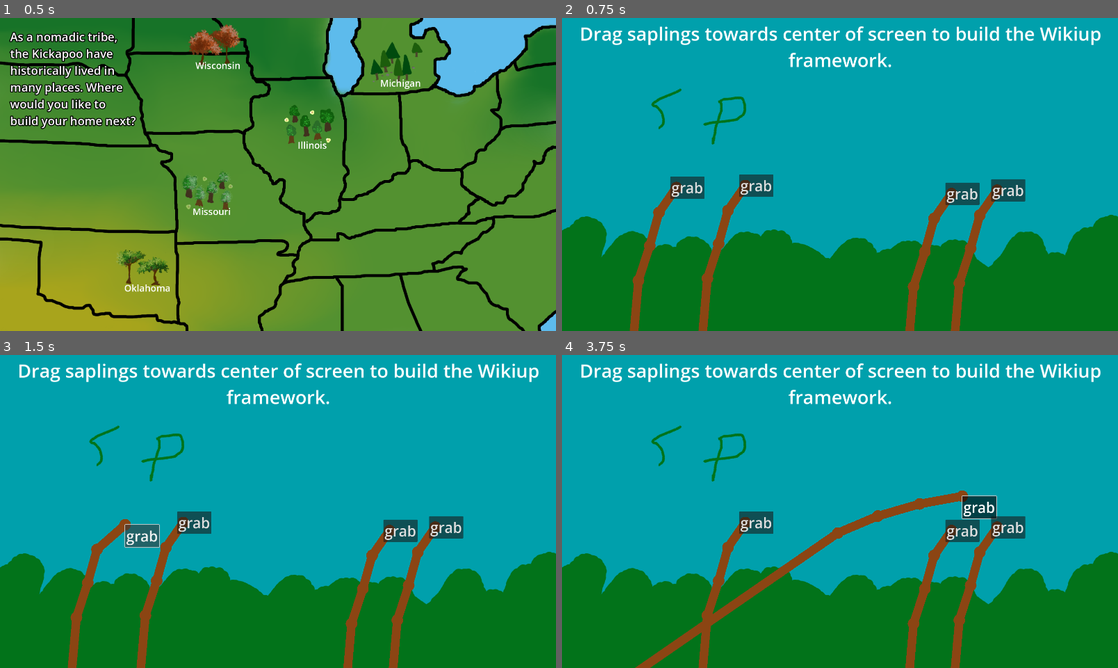
Above: before the commit, frames 1-4 (two rows, left to right).
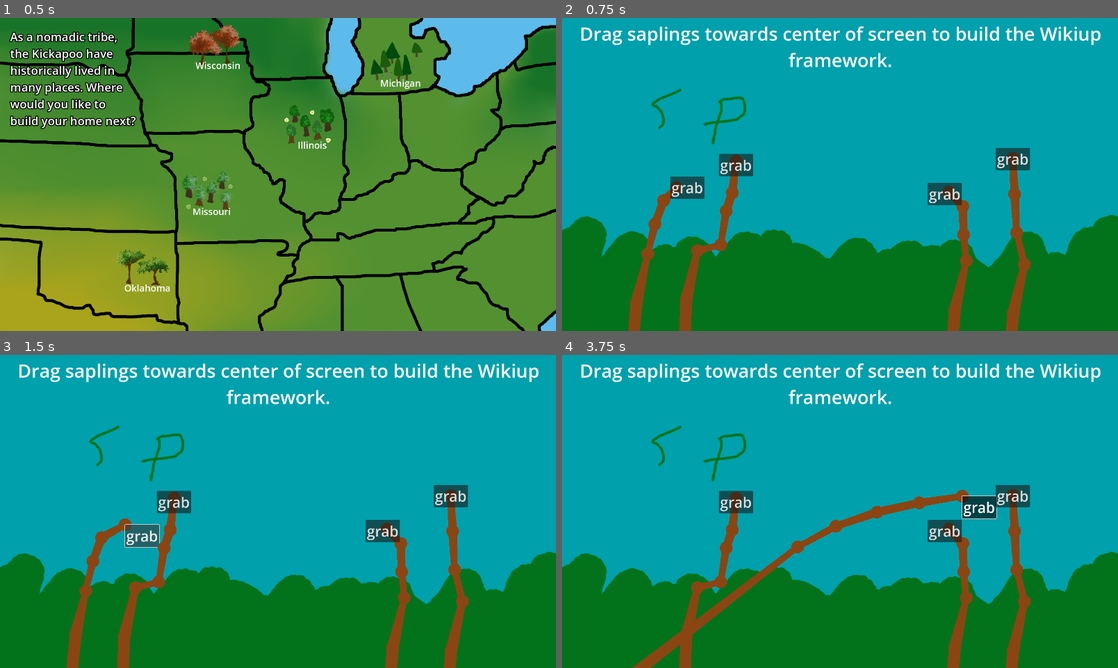
Above: after the commit, the same moments.

Repository: jadicodes/usitcc-hackathon-2025
Game: Godot game, scene res://game.tscn
Same seed, same stepped clock (60 frames per second), same inputs: the game is played once before the commit and once after it. The engine's default icon, where the game draws it, is replaced by a stand-in: a white triangle on a blue panel in a dark square.
Inputs (mouse positions are in pixels of both pictures, inside the frame that each line leads up to):
- Up to frame 1 (0.5 s): no input
- Up to frame 2 (0.75 s): click "Missouri" at 0.5 s
- Up to frame 3 (1.5 s): click "grab" at 1.25 s
- Up to frame 4 (3.75 s): click "grab" at 2 s; click "grab" at 2.75 s; tap Enter at 3.5 s; move the mouse to (962, 495) at 3.52 s; click (962, 495) at 3.67 s

Frame 1 is identical in both runs. In frame 2, 6.1% of the frame differs, in the area x 11-85%, y 41-100%; in frame 3, 6.2%; in frame 4, 7.6%, in the area x 12-85%, y 41-100%.

Commit message:
Polish stick design

Diff:
--- a/project/minigames/firepit/firepit.tscn
+++ b/project/minigames/firepit/firepit.tscn
@@ -16,36 +16,48 @@
 offset_top = 197.0
 offset_right = 185.0
 offset_bottom = 333.0
+text = "ROCK"
+icon = null
 
 [node name="Rock2" parent="." instance=ExtResource("2_5vdjj")]
 offset_left = 143.0
 offset_top = 459.0
 offset_right = 279.0
 offset_bottom = 595.0
+text = "ROCK"
+icon = null
 
 [node name="Rock3" parent="." instance=ExtResource("2_5vdjj")]
 offset_left = 81.0
 offset_top = 823.0
 offset_right = 217.0
 offset_bottom = 959.0
+text = "ROCK"
+icon = null
 
 [node name="Rock4" parent="." instance=ExtResource("2_5vdjj")]
 offset_left = 1086.0
 offset_top = 881.0
 offset_right = 1222.0
 offset_bottom = 1017.0
+text = "ROCK"
+icon = null
 
 [node name="Rock5" parent="." instance=ExtResource("2_5vdjj")]
 offset_left = 1667.0
 offset_top = 755.0
 offset_right = 1803.0
 offset_bottom = 891.0
+text = "ROCK"
+icon = null
 
 [node name="Rock6" parent="." instance=ExtResource("2_5vdjj")]
 offset_left = 1405.0
 offset_top = 442.0
 offset_right = 1541.0
 offset_bottom = 578.0
+text = "ROCK"
+icon = null
 
 [node name="Fire" type="Sprite2D" parent="."]
 modulate = Color(0.590597, 0.204758, 0.153732, 1)
--- a/project/minigames/stickbending/stick.gd
+++ b/project/minigames/stickbending/stick.gd
@@ -1,6 +1,5 @@
 extends Line2D
 
-@export var num_segments: int = 8
 @export var segment_length: int = 150
 var grabbed : bool
 
@@ -27,7 +26,7 @@
 func _draw():
 	for point_index in get_point_count():
 		var point_position: Vector2 = get_point_position(point_index)
-		draw_circle(point_position, 20, Color.SADDLE_BROWN)
+		draw_circle(point_position, 22, Color.SADDLE_BROWN)
 
 
 func _on_button_button_down() -> void:
--- a/project/minigames/stickbending/stickbending.tscn
+++ b/project/minigames/stickbending/stickbending.tscn
@@ -1,20 +1,25 @@
-[gd_scene load_steps=5 format=3 uid="uid://dsguvrqe37tti"]
+[gd_scene load_steps=6 format=3 uid="uid://dsguvrqe37tti"]
 
 [ext_resource type="Script" uid="uid://cm8kwn53n6s3m" path="res://minigames/stickbending/stick.gd" id="1_gd2ky"]
 [ext_resource type="Script" uid="uid://w6gkttdq4spo" path="res://minigames/stickbending/stickbending.gd" id="1_t6a5i"]
 
+[sub_resource type="Curve" id="Curve_t6a5i"]
+_data = [Vector2(0.0425532, 0.539326), 0.0, 0.0, 0, 0, Vector2(0.159574, 0.775281), 0.0, 0.0, 0, 0, Vector2(0.473404, 0.516854), 0.0, 0.0, 0, 0, Vector2(0.718085, 1), 1.20706, 1.20706, 0, 0, Vector2(0.930851, 1), 0.0, 0.0, 0, 0]
+point_count = 5
+
 [sub_resource type="CircleShape2D" id="CircleShape2D_t6a5i"]
 
 [sub_resource type="RectangleShape2D" id="RectangleShape2D_of5jb"]
-size = Vector2(355, 483)
+size = Vector2(542, 483)
 
 [node name="Stickbending" type="Node2D"]
 script = ExtResource("1_t6a5i")
 
 [node name="Stick" type="Line2D" parent="."]
 position = Vector2(326, 703)
-points = PackedVector2Array(62, -127, 2, -41, -30, 74, -69, 194, -86, 389)
-width = 30.0
+points = PackedVector2Array(62, -127, 18, -82, -12, -1, -37, 102, -76, 271, -86, 389)
+width = 40.0
+width_curve = SubResource("Curve_t6a5i")
 default_color = Color(0.545, 0.271, 0.075, 1)
 joint_mode = 2
 script = ExtResource("1_gd2ky")
@@ -34,75 +39,78 @@
 shape = SubResource("CircleShape2D_t6a5i")
 
 [node name="Stick2" type="Line2D" parent="."]
-position = Vector2(564, 696)
-points = PackedVector2Array(62, -127, 2, -41, -30, 74, -69, 194, -86, 389)
-width = 30.0
+position = Vector2(498, 692)
+points = PackedVector2Array(96, -208, 83, -98, 62, -35, 43, 82, -37, 102, -76, 271, -81, 407)
+width = 40.0
+width_curve = SubResource("Curve_t6a5i")
 default_color = Color(0.545, 0.271, 0.075, 1)
 joint_mode = 2
 script = ExtResource("1_gd2ky")
 
 [node name="Button" type="Button" parent="Stick2"]
-offset_left = 41.0
-offset_top = -165.0
-offset_right = 80.0
-offset_bottom = -88.0
+offset_left = 37.0
+offset_top = -232.0
+offset_right = 155.0
+offset_bottom = -155.0
 theme_override_font_sizes/font_size = 50
 text = "grab"
 
 [node name="SuccessDetector" type="Area2D" parent="Stick2"]
 
 [node name="CollisionShape2D" type="CollisionShape2D" parent="Stick2/SuccessDetector"]
-position = Vector2(69, -127)
+position = Vector2(94, -185)
 shape = SubResource("CircleShape2D_t6a5i")
 
 [node name="Stick3" type="Line2D" parent="."]
-position = Vector2(1276, 724)
-points = PackedVector2Array(62, -127, 2, -41, -30, 74, -69, 194, -86, 389)
-width = 30.0
+position = Vector2(1426, 727)
+points = PackedVector2Array(-97, -135, -49, -86, -46, 12, -37, 102, -76, 271, -86, 389)
+width = 40.0
+width_curve = SubResource("Curve_t6a5i")
 default_color = Color(0.545, 0.271, 0.075, 1)
 joint_mode = 2
 script = ExtResource("1_gd2ky")
 
 [node name="Button" type="Button" parent="Stick3"]
-offset_left = 41.0
-offset_top = -165.0
-offset_right = 80.0
-offset_bottom = -88.0
+offset_left = -170.0
+offset_top = -167.0
+offset_right = -52.0
+offset_bottom = -90.0
 theme_override_font_sizes/font_size = 50
 text = "grab"
 
 [node name="SuccessDetector" type="Area2D" parent="Stick3"]
 
 [node name="CollisionShape2D" type="CollisionShape2D" parent="Stick3/SuccessDetector"]
-position = Vector2(69, -127)
+position = Vector2(-106, -109)
 shape = SubResource("CircleShape2D_t6a5i")
 
 [node name="Stick4" type="Line2D" parent="."]
-position = Vector2(1434, 712)
-points = PackedVector2Array(62, -127, 2, -41, -30, 74, -69, 194, -86, 389)
-width = 30.0
+position = Vector2(1627, 740)
+points = PackedVector2Array(-77, -265, -71, -141, -64, -8, -37, 102, -76, 271, -86, 389)
+width = 40.0
+width_curve = SubResource("Curve_t6a5i")
 default_color = Color(0.545, 0.271, 0.075, 1)
 joint_mode = 2
 script = ExtResource("1_gd2ky")
 
 [node name="Button" type="Button" parent="Stick4"]
-offset_left = 41.0
-offset_top = -165.0
-offset_right = 80.0
-offset_bottom = -88.0
+offset_left = -136.0
+offset_top = -301.0
+offset_right = -18.0
+offset_bottom = -224.0
 theme_override_font_sizes/font_size = 50
 text = "grab"
 
 [node name="SuccessDetector" type="Area2D" parent="Stick4"]
 
 [node name="CollisionShape2D" type="CollisionShape2D" parent="Stick4/SuccessDetector"]
-position = Vector2(69, -127)
+position = Vector2(-89, -256)
 shape = SubResource("CircleShape2D_t6a5i")
 
 [node name="Area2D" type="Area2D" parent="."]
 
 [node name="CollisionShape2D" type="CollisionShape2D" parent="Area2D"]
-position = Vector2(930, 512)
+position = Vector2(938, 512)
 shape = SubResource("RectangleShape2D_of5jb")
 
 [node name="Label" type="Label" parent="."]
